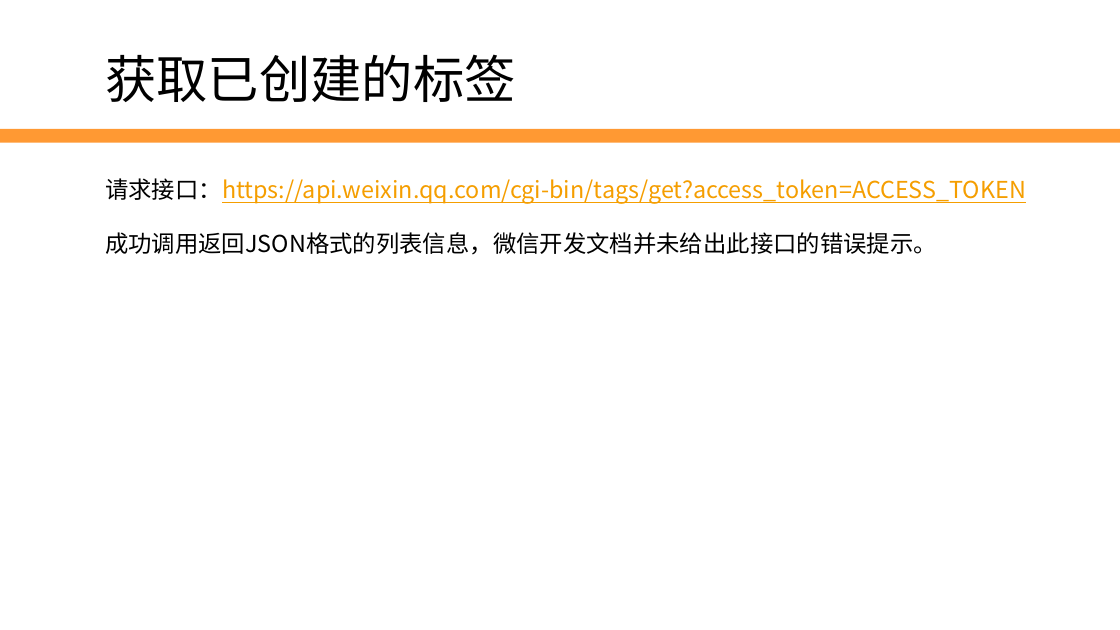
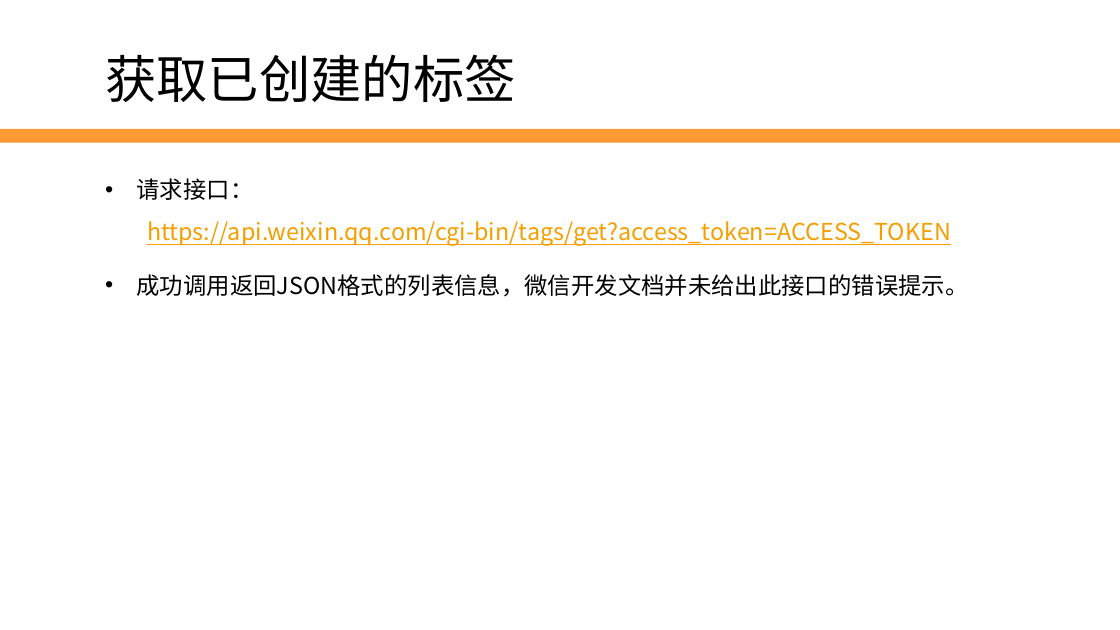
Before and after one commit to edu2act/2017-2018_1st_Wechat_Web_Programming, a slide deck: slide 7 of 课程ppt/第8讲 用户管理.pptx (slide 8 before the commit). Drawn at 1120x630 pixels with LibreOffice and Linux fonts; fonts in the diff are those of the drawing; background and template pictures are left out. Boxes give left, top, right and bottom in pixels: in the first picture for what was removed or moved away, otherwise in the second. Text is boxed around its words. In the diff, an @@ line names an element or a change of style, - is before the commit and + after.

Commit message:
update ppt 8

```diff
--- a/课程ppt/第8讲 用户管理.pptx
+++ b/课程ppt/第8讲 用户管理.pptx
@@ text at (x1=137, y1=178, x2=951, y2=246): text changed @@
-请求接口：https://api.weixin.qq.com/cgi-bin/tags/get?access_token=ACCESS_TOKEN
+• 请求接口：
+  https://api.weixin.qq.com/cgi-bin/tags/get?access_token=ACCESS_TOKEN
@@ text at (x1=137, y1=274, x2=969, y2=297): bullet none to • @@
```
Also in this commit, not shown: 1 other slide changed, 1 slide removed.
